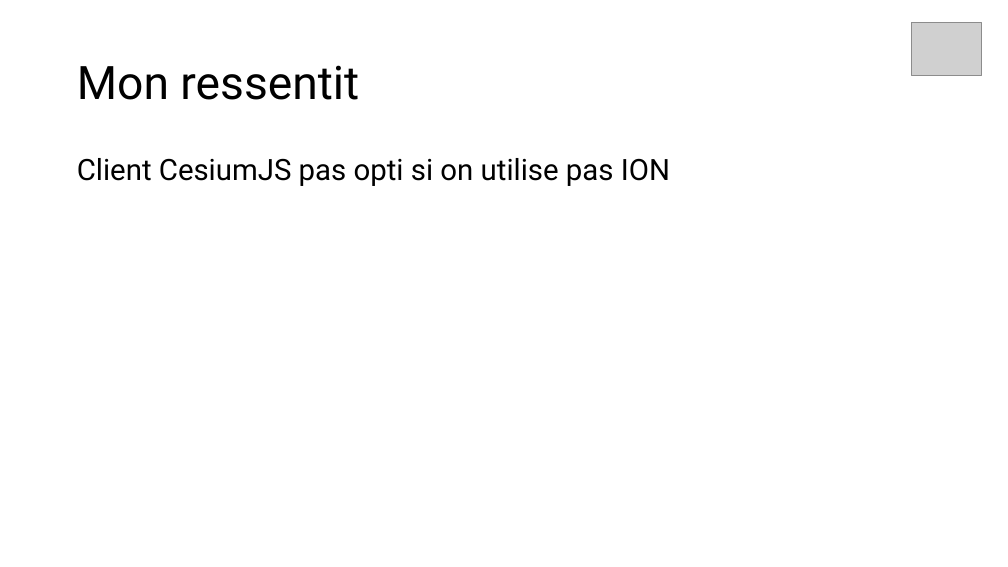
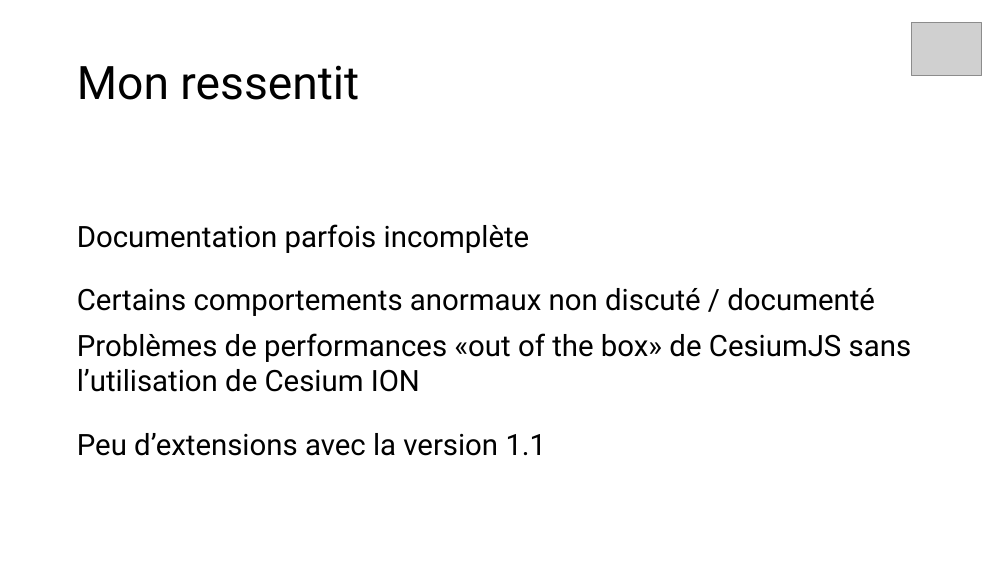
Before and after one commit to IEscher/incubator-baremaps-TB-ian, a slide deck: slide 23 of presentation/Presentation.pptx (slide 16 before the commit). Drawn at 1008x567 pixels with LibreOffice and Linux fonts; fonts in the diff are those of the drawing; grey boxes stand for pictures. Boxes give left, top, right and bottom in pixels: in the first picture for what was removed or moved away, otherwise in the second. Text is boxed around its words. In the diff, an @@ line names an element or a change of style, - is before the commit and + after.

```diff
--- a/presentation/Presentation.pptx
+++ b/presentation/Presentation.pptx
@@ text "Documentation parfois incomplète" at (77,224,911,456): vertical alignment top to middle @@
@@ text at (77,224,911,456): text changed @@
-Client CesiumJS pas opti si on utilise pas ION
+Documentation parfois incomplète
+Certains comportements anormaux non discuté / documenté
+Problèmes de performances «out of the box» de CesiumJS sans l’utilisation de Cesium ION
+Peu d’extensions avec la version 1.1
```
Also in this commit, not shown: 11 other slides changed, 9 slides added, 1 other file.
